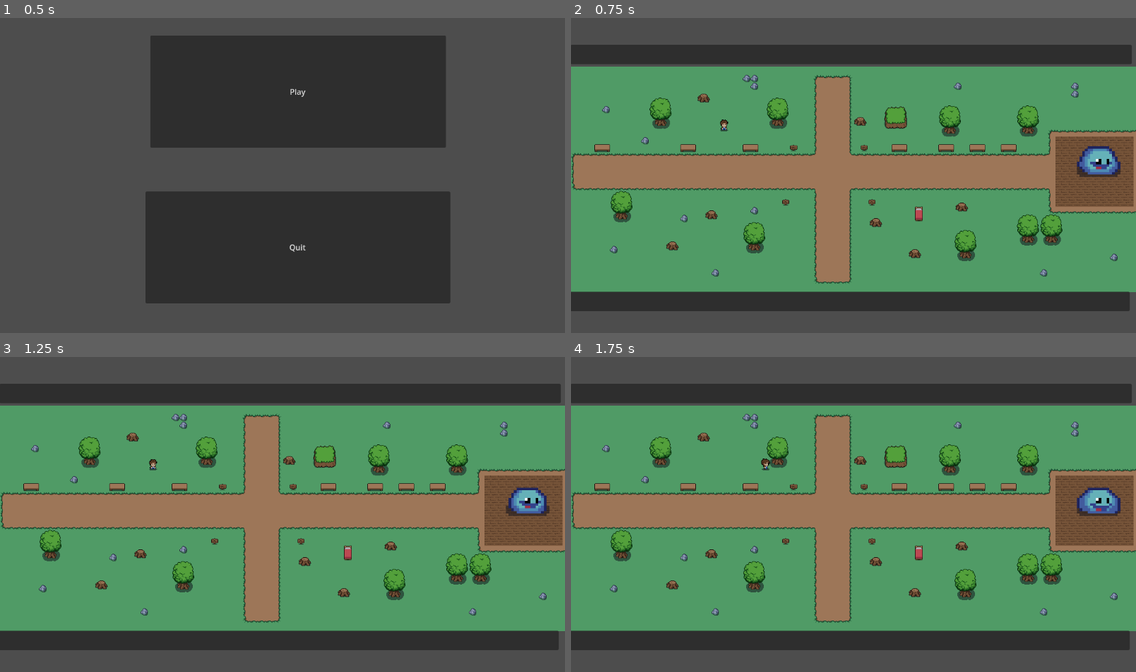
Above: before the commit, frames 1-4 (two rows, left to right).
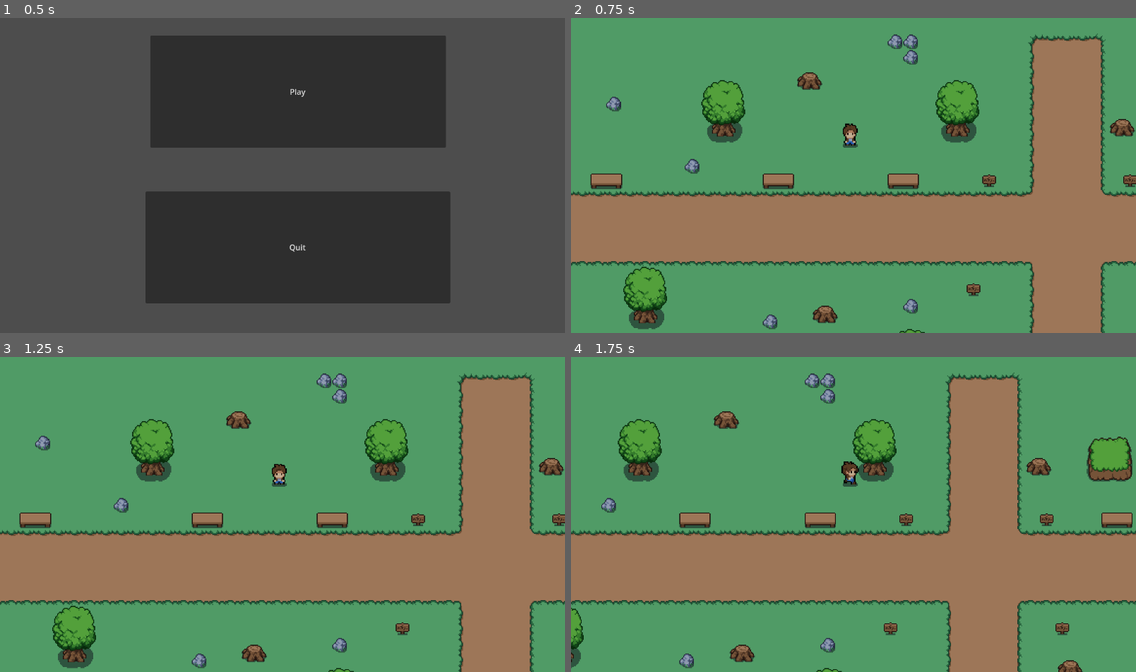
Above: after the commit, the same moments.

Repository: Rakki-Kyoryu/Time_Bandits
Game: Godot game, scene res://main.tscn
Two runs of this game, one before a commit and one after it. Both use one fixed random seed, a clock stepped at 60 frames per second and the inputs below.
Inputs (mouse positions are in pixels of both pictures, inside the frame that each line leads up to):
- Up to frame 1 (0.5 s): no input
- Up to frame 2 (0.75 s): click "Play" at 0.5 s
- Up to frame 3 (1.25 s): no input
- Up to frame 4 (1.75 s): move the mouse to (977, 498) at 1.27 s; hold Right (right) from 1.28 s (still down); click (977, 498) at 1.35 s

Frame 1 is identical in both runs. In frame 2, 73% of the frame differs, in the area x 0-100%, y 0-100%; in frame 3, 73%; in frame 4, 73%.

Commit message:
Camera junk
added camera that will move with player as well as more collision borders

Diff:
--- a/Time_Bandits_Main/Player/Player.gd
+++ b/Time_Bandits_Main/Player/Player.gd
@@ -1,6 +1,6 @@
 extends CharacterBody2D
 
-const speed = 250
+const speed = 300
 
 var enemy_in_attack_range = false
 var enemy_attack_cooldown = true
@@ -8,12 +8,15 @@
 var player_alive = true
 var current_dir = "none"
 
+var attack_ip = false
+
 func _ready():
 	$AnimatedSprite2D.play("front_idle")
 
 func _physics_process(delta):
 	enemy_attacks()
 	player_movement(delta)
+	attack()
 
 func player_movement(delta):
 
@@ -59,25 +62,29 @@
 		if movement == 1:
 			anim.play("walking_side")
 		elif movement == 0:
-			anim.play("side_idle")
+			if attack_ip == false:
+				anim.play("side_idle")
 	if dir == "left":
 		anim.flip_h = true
 		if movement == 1:
 			anim.play("walking_side")
 		elif movement == 0:
-			anim.play("side_idle")
+			if attack_ip == false:
+				anim.play("side_idle")
 	if dir == "down":
 		anim.flip_h = true
 		if movement == 1:
 			anim.play("walking_down")
 		elif movement == 0:
-			anim.play("front_idle")
+			if attack_ip == false:
+				anim.play("front_idle")
 	if dir == "up":
 		anim.flip_h = true
 		if movement == 1:
 			anim.play("walking_up")
 		elif movement == 0:
-			anim.play("back_idle")
+			if attack_ip == false:
+				anim.play("back_idle")
 
 func player():
 	pass
@@ -101,3 +108,30 @@
 
 func _on_attack_cooldown_timeout():
 	enemy_attack_cooldown = true
+
+func attack():
+	var dir = current_dir
+
+	if Input.is_action_just_pressed("attack"):
+		Global.player_current_attack = true
+		attack_ip = true
+		if dir == "right":
+			$AnimatedSprite2D.flip_h = false
+			$AnimatedSprite2D.play("sword_hit_side")
+			$deal_attack_timer.start()
+		if dir == "left":
+			$AnimatedSprite2D.flip_h = true
+			$AnimatedSprite2D.play("sword_hit_side")
+			$deal_attack_timer.start()
+		if dir == "down":
+			$AnimatedSprite2D.play("sword_hit_down")
+			$deal_attack_timer.start()
+		if dir == "up":
+			$AnimatedSprite2D.play("sword_hit_up")
+			$deal_attack_timer.start()
+
+
+func _on_deal_attack_timer_timeout():
+	$deal_attack_timer.stop()
+	Global.player_current_attack = false
+	attack_ip = false
--- a/Time_Bandits_Main/Player/Player.tscn
+++ b/Time_Bandits_Main/Player/Player.tscn
@@ -431,8 +431,7 @@
 position = Vector2(-4, -9)
 scale = Vector2(1.18229, 1.18229)
 sprite_frames = SubResource("SpriteFrames_208fj")
-animation = &"back_idle"
-frame_progress = 0.503479
+animation = &"sword_hit_side"
 
 [node name="player_hitbox" type="Area2D" parent="."]
 
@@ -442,6 +441,17 @@
 
 [node name="attack_cooldown" type="Timer" parent="."]
 
+[node name="deal_attack_timer" type="Timer" parent="."]
+wait_time = 0.5
+
+[node name="Camera2D" type="Camera2D" parent="."]
+zoom = Vector2(2, 2)
+limit_left = 14
+limit_top = 100
+limit_right = 1200
+limit_bottom = 558
+
 [connection signal="body_entered" from="player_hitbox" to="." method="_on_player_hitbox_body_entered"]
 [connection signal="body_exited" from="player_hitbox" to="." method="_on_player_hitbox_body_exited"]
 [connection signal="timeout" from="attack_cooldown" to="." method="_on_attack_cooldown_timeout"]
+[connection signal="timeout" from="deal_attack_timer" to="." method="_on_deal_attack_timer_timeout"]
--- a/Time_Bandits_Main/enemy/enemy.gd
+++ b/Time_Bandits_Main/enemy/enemy.gd
@@ -6,6 +6,7 @@
 
 var health = 50
 var player_in_attack_zone = false
+var can_take_damage = true
 
 func _physics_process(delta):
 
@@ -52,8 +53,16 @@
 		player_in_attack_zone = false
 
 func deal_with_damage():
-	if player_in_attack_zone:
-		health = health - 20
-		print(health)
-		if health <=0:
-			self.queue_free()
+	if player_in_attack_zone and Global.player_current_attack == true:
+		if can_take_damage == true:
+			health = health - 20
+			$take_damage_cooldown.start()
+			can_take_damage = false
+			print(health)
+			if health <=0:
+				self.queue_free()
+
+
+
+func _on_take_damage_cooldown_timeout():
+	can_take_damage = true
--- a/Time_Bandits_Main/enemy/enemy.tscn
+++ b/Time_Bandits_Main/enemy/enemy.tscn
@@ -143,7 +143,7 @@
 scale = Vector2(5.56445, 5.28125)
 sprite_frames = SubResource("SpriteFrames_tf062")
 animation = &"idle"
-frame_progress = 0.387673
+frame_progress = 0.438552
 
 [node name="Area2D" type="Area2D" parent="."]
 collision_layer = 2
@@ -161,7 +161,10 @@
 [node name="CollisionShape2D" type="CollisionShape2D" parent="enemy_hitbox"]
 shape = SubResource("CircleShape2D_jroau")
 
+[node name="take_damage_cooldown" type="Timer" parent="."]
+
 [connection signal="body_entered" from="Area2D" to="." method="_on_area_2d_body_entered"]
 [connection signal="body_exited" from="Area2D" to="." method="_on_area_2d_body_exited"]
 [connection signal="body_entered" from="enemy_hitbox" to="." method="_on_enemy_hitbox_body_entered"]
 [connection signal="body_exited" from="enemy_hitbox" to="." method="_on_enemy_hitbox_body_exited"]
+[connection signal="timeout" from="take_damage_cooldown" to="." method="_on_take_damage_cooldown_timeout"]
--- a/Time_Bandits_Main/global.gd
+++ b/Time_Bandits_Main/global.gd
@@ -1,4 +1,4 @@
-extends Node2D
+extends Node
 
 
 var player_current_attack = false
--- a/Time_Bandits_Main/map_1.tscn
+++ b/Time_Bandits_Main/map_1.tscn
@@ -1,7 +1,6 @@
-[gd_scene load_steps=32 format=3 uid="uid://c63q6phsal6ao"]
+[gd_scene load_steps=33 format=3 uid="uid://datyg1y346kdo"]
 
 [ext_resource type="PackedScene" uid="uid://rvof7u3euf3h" path="res://Player/Player.tscn" id="1_efidv"]
-[ext_resource type="Script" path="res://global.gd" id="1_il6mf"]
 [ext_resource type="PackedScene" uid="uid://cgp30g6rkxy5d" path="res://enemy/enemy.tscn" id="2_xeqbj"]
 [ext_resource type="Texture2D" uid="uid://bfnv3s0a5c088" path="res://art/sprites/tilesets/plains.png" id="4_t6srw"]
 [ext_resource type="Texture2D" uid="uid://c5csmdi4xhnd7" path="res://art/sprites/tilesets/grass.png" id="5_vgo7g"]
@@ -17,8 +16,18 @@
 [ext_resource type="Texture2D" uid="uid://cas3aqpeqeo2w" path="res://art/sprites/tilesets/decor_16x16.png" id="12_4otdv"]
 [ext_resource type="Texture2D" uid="uid://bp1eaj5efupqr" path="res://art/sprites/tilesets/fences.png" id="13_ekilf"]
 
+[sub_resource type="GDScript" id="GDScript_oxfs5"]
+script/source = "extends Node2D
+
+
+var player_current_attack = false
+"
+
 [sub_resource type="RectangleShape2D" id="RectangleShape2D_30pne"]
-size = Vector2(1155, 94)
+size = Vector2(1265.31, 96)
+
+[sub_resource type="RectangleShape2D" id="RectangleShape2D_xqov7"]
+size = Vector2(275.332, 521.5)
 
 [sub_resource type="TileSetAtlasSource" id="TileSetAtlasSource_yynf4"]
 texture = ExtResource("4_t6srw")
@@ -1229,7 +1238,7 @@
 [node name="Map 1" type="Node2D"]
 position = Vector2(-15, 4)
 scale = Vector2(1.00105, 1)
-script = ExtResource("1_il6mf")
+script = SubResource("GDScript_oxfs5")
 
 [node name="Player" parent="." instance=ExtResource("1_efidv")]
 position = Vector2(332, 216)
@@ -1237,12 +1246,22 @@
 [node name="StaticBody2D" type="StaticBody2D" parent="."]
 
 [node name="CollisionShape2D2" type="CollisionShape2D" parent="StaticBody2D"]
-position = Vector2(593, 42)
+position = Vector2(612.115, 43)
 shape = SubResource("RectangleShape2D_30pne")
 
 [node name="CollisionShape2D" type="CollisionShape2D" parent="StaticBody2D"]
-position = Vector2(578, 605)
+position = Vector2(614.038, 605)
 shape = SubResource("RectangleShape2D_30pne")
+
+[node name="CollisionShape2D3" type="CollisionShape2D" parent="StaticBody2D"]
+position = Vector2(1345.78, 306.25)
+scale = Vector2(1.0116, 1.00913)
+shape = SubResource("RectangleShape2D_xqov7")
+
+[node name="CollisionShape2D4" type="CollisionShape2D" parent="StaticBody2D"]
+position = Vector2(-118.875, 324)
+scale = Vector2(1.0116, 1.00913)
+shape = SubResource("RectangleShape2D_xqov7")
 
 [node name="Panel" type="Panel" parent="."]
 offset_left = 10.0
@@ -1255,6 +1274,7 @@
 offset_top = 51.0
 offset_right = 1163.0
 offset_bottom = 91.0
+scale = Vector2(1.04358, 1)
 
 [node name="enemy" parent="." instance=ExtResource("2_xeqbj")]
 position = Vector2(1095, 291)
@@ -1273,3 +1293,6 @@
 layer_1/y_sort_origin = 0
 layer_1/z_index = 0
 layer_1/tile_data = PackedInt32Array(720937, 65536, 4, 786473, 65536, 5, 852009, 65536, 6, 852010, 131072, 6, 852011, 1 …(3169 unchanged characters)…
+
+[node name="Camera2D" type="Camera2D" parent="."]
+position = Vector2(1214.72, 502)
--- a/Time_Bandits_Main/project.godot
+++ b/Time_Bandits_Main/project.godot
@@ -53,6 +53,13 @@
 , Object(InputEventKey,"resource_local_to_scene":false,"resource_name":"","device":-1,"window_id":0,"alt_pressed":false,"shift_pressed":false,"ctrl_pressed":false,"meta_pressed":false,"pressed":false,"keycode":0,"physical_keycode":4194322,"key_label":0,"unicode":0,"echo":false,"script":null)
 ]
 }
+attack={
+"deadzone": 0.5,
+"events": [Object(InputEventMouseButton,"resource_local_to_scene":false,"resource_name":"","device":-1,"window_id":0,"alt_pressed":false,"shift_pressed":false,"ctrl_pressed":false,"meta_pressed":false,"button_mask":0,"position":Vector2(0, 0),"global_position":Vector2(0, 0),"factor":1.0,"button_index":1,"canceled":false,"pressed":false,"double_click":false,"script":null)
+, Object(InputEventKey,"resource_local_to_scene":false,"resource_name":"","device":0,"window_id":0,"alt_pressed":false,"shift_pressed":false,"ctrl_pressed":false,"meta_pressed":false,"pressed":false,"keycode":0,"physical_keycode":4194309,"key_label":0,"unicode":0,"echo":false,"script":null)
+, Object(InputEventKey,"resource_local_to_scene":false,"resource_name":"","device":-1,"window_id":0,"alt_pressed":false,"shift_pressed":false,"ctrl_pressed":false,"meta_pressed":false,"pressed":false,"keycode":0,"physical_keycode":69,"key_label":0,"unicode":101,"echo":false,"script":null)
+]
+}
 
 [rendering]
 
